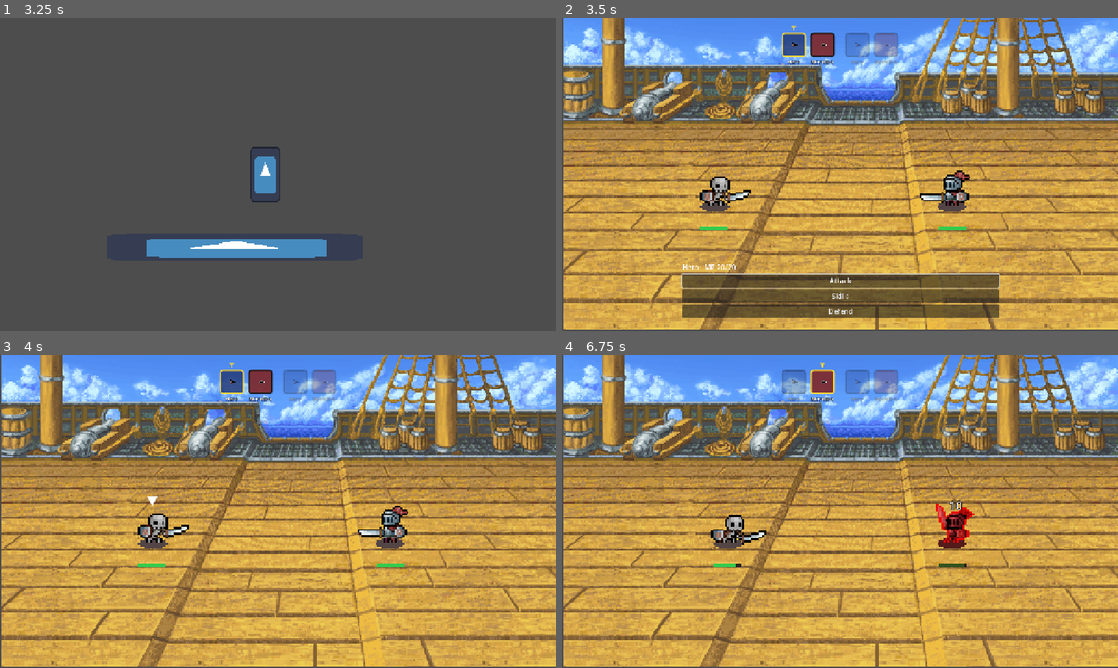
Above: before the commit, frames 1-4 (two rows, left to right).
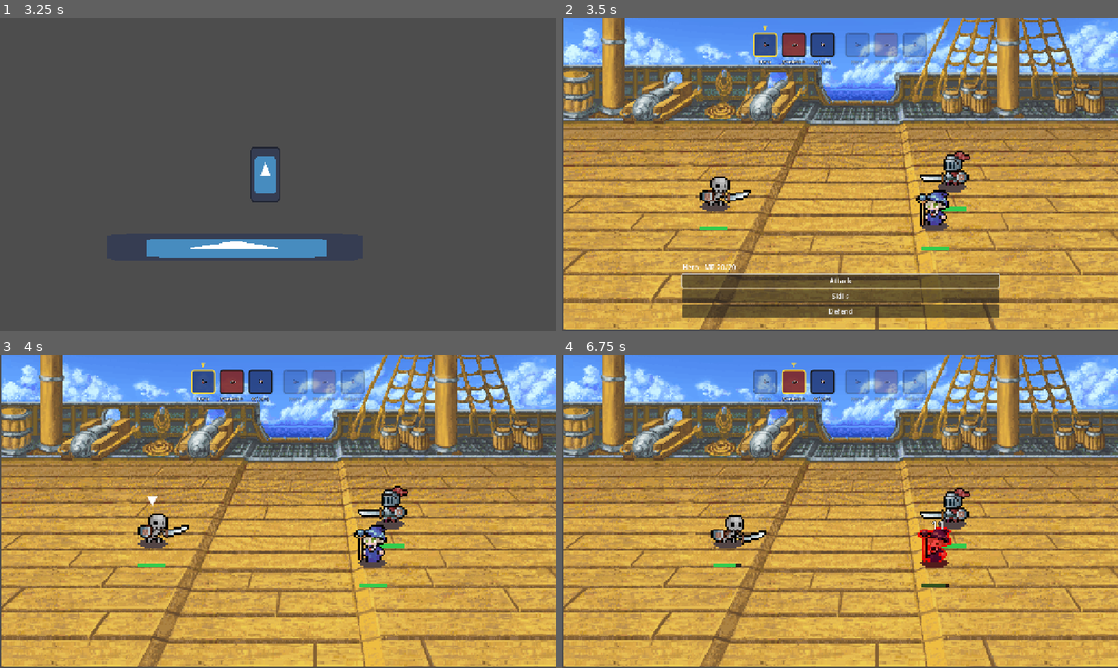
Above: after the commit, the same moments.

Repository: MystiriMan87/Taiyaki-Project-Game
Game: Godot game, scene res://Scenes/overworld.tscn
Same seed, same stepped clock (60 frames per second), same inputs: the game is played once before the commit and once after it. The engine's default icon, where the game draws it, is replaced by a stand-in: a white triangle on a blue panel in a dark square.
Inputs (mouse positions are in pixels of both pictures, inside the frame that each line leads up to):
- Up to frame 1 (3.25 s): tap Enter (ui_accept) at 0.5, 0.77, 1.52, 3.02 s; move the mouse to (400, 158) at 0.52 s; hold Right (ui_right) 0.53-1.28 s; tap H at 0.6, 2.85 s; click (400, 158) at 0.67 s; move the mouse to (166, 190) at 1.27 s; hold Down (ui_down) 1.28-2.03 s; tap Alt at 1.35 s; move the mouse to (333, 105) at 2.02 s; hold Right (ui_right) 2.03-2.78 s; tap Shift at 2.1 s; move the mouse to (250, 237) at 2.77 s; hold Up (ui_up) from 2.78 s (still down); click (250, 237) at 2.92 s
- Up to frame 2 (3.5 s): keep holding Up (ui_up)
- Up to frame 3 (4 s): move the mouse to (444, 558) at 3.52 s; release Up (ui_up) at 3.53 s; hold Left (ui_left) from 3.53 s (still down); tap Alt at 3.6 s; tap Enter (ui_accept) at 3.77 s
- Up to frame 4 (6.75 s): move the mouse to (673, 464) at 4.27 s; tap Shift at 4.35, 6.6 s; tap Enter (ui_accept) at 4.52, 6.02 s; move the mouse to (867, 511) at 5.02 s; release Left (ui_left) at 5.03 s; hold Down (ui_down) 5.03-5.78 s; tap H at 5.1 s; click (867, 511) at 5.17 s; move the mouse to (756, 433) at 5.77 s; hold Right (ui_right) 5.78-6.53 s; tap Alt at 5.85 s; move the mouse to (962, 495) at 6.52 s; hold Up (ui_up) from 6.53 s (still down)

Frame 1 is identical in both runs. In frame 2, 2.9% of the frame differs, in the area x 34-74%, y 2-75%; in frame 3, 3.0%; in frame 4, 3.1%, in the area x 34-75%, y 2-75%.

Commit message:
Polished attacks, added new character and added a battle background

Diff:
--- /dev/null
+++ b/Data/fireball.tres
@@ -0,0 +1,15 @@
+[gd_resource type="Resource" script_class="BattleAction" load_steps=3 format=3 uid="uid://df664pd2hfleq"]
+
+[ext_resource type="SpriteFrames" uid="uid://cntctwdogvuxa" path="res://Data/fireball_flames.tres" id="1_8mg5h"]
+[ext_resource type="Script" uid="uid://dd50utfwvmokr" path="res://Scripts/battle_action.gd" id="1_a3hhg"]
+
+[resource]
+script = ExtResource("1_a3hhg")
+display_name = "FireBall"
+mp_cost = 6
+power = 2.0
+animation = "fire_attack"
+damage_type = 1
+projectile_frames = ExtResource("1_8mg5h")
+projectile_scale = 4.0
+metadata/_custom_type_script = "uid://dd50utfwvmokr"
--- /dev/null
+++ b/Data/fireball_flames.tres
@@ -0,0 +1,60 @@
+[gd_resource type="SpriteFrames" load_steps=9 format=3 uid="uid://cntctwdogvuxa"]
+
+[ext_resource type="Texture2D" uid="uid://dxvn5d7y8xnui" path="res://Tiny RPG Character Asset Pack 01 v2.0 -Full 22 Characters/Characters(100x100 split)/Wizard/Wizard with shadows/Wizard_Attack02_Effect.png" id="1_5cfbj"]
+
+[sub_resource type="AtlasTexture" id="AtlasTexture_a6fh2"]
+atlas = ExtResource("1_5cfbj")
+region = Rect2(0, 0, 100, 100)
+
+[sub_resource type="AtlasTexture" id="AtlasTexture_tpb1o"]
+atlas = ExtResource("1_5cfbj")
+region = Rect2(100, 0, 100, 100)
+
+[sub_resource type="AtlasTexture" id="AtlasTexture_emrvy"]
+atlas = ExtResource("1_5cfbj")
+region = Rect2(200, 0, 100, 100)
+
+[sub_resource type="AtlasTexture" id="AtlasTexture_s5m4d"]
+atlas = ExtResource("1_5cfbj")
+region = Rect2(300, 0, 100, 100)
+
+[sub_resource type="AtlasTexture" id="AtlasTexture_7gdem"]
+atlas = ExtResource("1_5cfbj")
+region = Rect2(400, 0, 100, 100)
+
+[sub_resource type="AtlasTexture" id="AtlasTexture_llg23"]
+atlas = ExtResource("1_5cfbj")
+region = Rect2(500, 0, 100, 100)
+
+[sub_resource type="AtlasTexture" id="AtlasTexture_p0rco"]
+atlas = ExtResource("1_5cfbj")
+region = Rect2(600, 0, 100, 100)
+
+[resource]
+animations = [{
+"frames": [{
+"duration": 1.0,
+"texture": SubResource("AtlasTexture_a6fh2")
+}, {
+"duration": 1.0,
+"texture": SubResource("AtlasTexture_tpb1o")
+}, {
+"duration": 1.0,
+"texture": SubResource("AtlasTexture_emrvy")
+}, {
+"duration": 1.0,
+"texture": SubResource("AtlasTexture_s5m4d")
+}, {
+"duration": 1.0,
+"texture": SubResource("AtlasTexture_7gdem")
+}, {
+"duration": 1.0,
+"texture": SubResource("AtlasTexture_llg23")
+}, {
+"duration": 1.0,
+"texture": SubResource("AtlasTexture_p0rco")
+}],
+"loop": true,
+"name": &"fly",
+"speed": 5.0
+}]
--- /dev/null
+++ b/Data/magic_bolt.tres
@@ -0,0 +1,15 @@
+[gd_resource type="Resource" script_class="BattleAction" load_steps=3 format=3 uid="uid://qsb2lald3kmk"]
+
+[ext_resource type="Script" uid="uid://dd50utfwvmokr" path="res://Scripts/battle_action.gd" id="1_117en"]
+[ext_resource type="SpriteFrames" uid="uid://dtgbeecdkuy31" path="res://Data/magic_crystal.tres" id="1_430hs"]
+
+[resource]
+script = ExtResource("1_117en")
+display_name = "Magic Crystal"
+mp_cost = 10
+power = 8.0
+animation = "ice_attack"
+damage_type = 2
+projectile_frames = ExtResource("1_430hs")
+projectile_scale = 4.0
+metadata/_custom_type_script = "uid://dd50utfwvmokr"
--- /dev/null
+++ b/Data/magic_crystal.tres
@@ -0,0 +1,81 @@
+[gd_resource type="SpriteFrames" load_steps=12 format=3 uid="uid://dtgbeecdkuy31"]
+
+[ext_resource type="Texture2D" uid="uid://doyw0goj28s1f" path="res://Tiny RPG Character Asset Pack 01 v2.0 -Full 22 Characters/Characters(100x100 split)/Wizard/Wizard with shadows/Wizard_Attack01_Effect.png" id="1_vk8dw"]
+
+[sub_resource type="AtlasTexture" id="AtlasTexture_w0ak4"]
+atlas = ExtResource("1_vk8dw")
+region = Rect2(0, 0, 100, 100)
+
+[sub_resource type="AtlasTexture" id="AtlasTexture_ub2o1"]
+atlas = ExtResource("1_vk8dw")
+region = Rect2(100, 0, 100, 100)
+
+[sub_resource type="AtlasTexture" id="AtlasTexture_hlocc"]
+atlas = ExtResource("1_vk8dw")
+region = Rect2(200, 0, 100, 100)
+
+[sub_resource type="AtlasTexture" id="AtlasTexture_l25e6"]
+atlas = ExtResource("1_vk8dw")
+region = Rect2(300, 0, 100, 100)
+
+[sub_resource type="AtlasTexture" id="AtlasTexture_scjtv"]
+atlas = ExtResource("1_vk8dw")
+region = Rect2(400, 0, 100, 100)
+
+[sub_resource type="AtlasTexture" id="AtlasTexture_6emti"]
+atlas = ExtResource("1_vk8dw")
+region = Rect2(500, 0, 100, 100)
+
+[sub_resource type="AtlasTexture" id="AtlasTexture_6f3ng"]
+atlas = ExtResource("1_vk8dw")
+region = Rect2(600, 0, 100, 100)
+
+[sub_resource type="AtlasTexture" id="AtlasTexture_57vuj"]
+atlas = ExtResource("1_vk8dw")
+region = Rect2(700, 0, 100, 100)
+
+[sub_resource type="AtlasTexture" id="AtlasTexture_46k82"]
+atlas = ExtResource("1_vk8dw")
+region = Rect2(800, 0, 100, 100)
+
+[sub_resource type="AtlasTexture" id="AtlasTexture_cuwy7"]
+atlas = ExtResource("1_vk8dw")
+region = Rect2(900, 0, 100, 100)
+
+[resource]
+animations = [{
+"frames": [{
+"duration": 1.0,
+"texture": SubResource("AtlasTexture_w0ak4")
+}, {
+"duration": 1.0,
+"texture": SubResource("AtlasTexture_ub2o1")
+}, {
+"duration": 1.0,
+"texture": SubResource("AtlasTexture_hlocc")
+}, {
+"duration": 1.0,
+"texture": SubResource("AtlasTexture_l25e6")
+}, {
+"duration": 1.0,
+"texture": SubResource("AtlasTexture_scjtv")
+}, {
+"duration": 1.0,
+"texture": SubResource("AtlasTexture_6emti")
+}, {
+"duration": 1.0,
+"texture": SubResource("AtlasTexture_6f3ng")
+}, {
+"duration": 1.0,
+"texture": SubResource("AtlasTexture_57vuj")
+}, {
+"duration": 1.0,
+"texture": SubResource("AtlasTexture_46k82")
+}, {
+"duration": 1.0,
+"texture": SubResource("AtlasTexture_cuwy7")
+}],
+"loop": true,
+"name": &"fly",
+"speed": 9.0
+}]
--- /dev/null
+++ b/Data/wizard.tres
@@ -0,0 +1,22 @@
+[gd_resource type="Resource" script_class="CharacterStats" load_steps=6 format=3 uid="uid://dsool7dj6ttbr"]
+
+[ext_resource type="Script" uid="uid://dd50utfwvmokr" path="res://Scripts/battle_action.gd" id="1_48nol"]
+[ext_resource type="Script" uid="uid://dqvwo37xxrj4g" path="res://Scripts/character_stats.gd" id="2_1xj8i"]
+[ext_resource type="Resource" uid="uid://qsb2lald3kmk" path="res://Data/magic_bolt.tres" id="2_7o0da"]
+[ext_resource type="Resource" uid="uid://df664pd2hfleq" path="res://Data/fireball.tres" id="3_j11ef"]
+[ext_resource type="SpriteFrames" uid="uid://cj63qldbskwn8" path="res://Data/wizard_frames.tres" id="5_h5h7v"]
+
+[resource]
+script = ExtResource("2_1xj8i")
+display_name = "Wizard"
+max_hp = 70
+attack = 5
+defense = 3
+speed = 9
+sprite_frames = ExtResource("5_h5h7v")
+battle_scale = 4.5
+max_mp = 40
+magic = 20
+actions = Array[ExtResource("1_48nol")]([ExtResource("2_7o0da")])
+basic_attack = ExtResource("3_j11ef")
+metadata/_custom_type_script = "uid://dqvwo37xxrj4g"
--- /dev/null
+++ b/Data/wizard_frames.tres
@@ -0,0 +1,384 @@
+[gd_resource type="SpriteFrames" load_steps=56 format=3 uid="uid://cj63qldbskwn8"]
+
+[ext_resource type="Texture2D" uid="uid://urn13twrn6lv" path="res://Tiny RPG Character Asset Pack 01 v2.0 -Full 22 Characters/Characters(100x100 split)/Wizard/Wizard with shadows/Wizard_Attack01.png" id="1_c0mps"]
+[ext_resource type="Texture2D" uid="uid://6vntn2do4ugx" path="res://Tiny RPG Character Asset Pack 01 v2.0 -Full 22 Characters/Characters(100x100 split)/Wizard/Wizard with shadows/Wizard_Death.png" id="2_1hhpk"]
+[ext_resource type="Texture2D" uid="uid://bqyfv4wy3qfp1" path="res://Tiny RPG Character Asset Pack 01 v2.0 -Full 22 Characters/Characters(100x100 split)/Wizard/Wizard with shadows/Wizard_Attack02(With magic effects).png" id="3_erytt"]
+[ext_resource type="Texture2D" uid="uid://bkqcwefohqtdw" path="res://Tiny RPG Character Asset Pack 01 v2.0 -Full 22 Characters/Characters(100x100 split)/Wizard/Wizard with shadows/Wizard_Hurt.png" id="4_0uo5m"]
+[ext_resource type="Texture2D" uid="uid://ctc22o737or2c" path="res://Tiny RPG Character Asset Pack 01 v2.0 -Full 22 Characters/Characters(100x100 split)/Wizard/Wizard with shadows/Wizard_Attack01(With magic effects).png" id="5_e87un"]
+[ext_resource type="Texture2D" uid="uid://dmgwktaqfq6r8" path="res://Tiny RPG Character Asset Pack 01 v2.0 -Full 22 Characters/Characters(100x100 split)/Wizard/Wizard with shadows/Wizard_Idle.png" id="6_5vh2r"]
+
+[sub_resource type="AtlasTexture" id="AtlasTexture_j4lcc"]
+atlas = ExtResource("1_c0mps")
+region = Rect2(0, 0, 100, 100)
+
+[sub_resource type="AtlasTexture" id="AtlasTexture_ecve5"]
+atlas = ExtResource("1_c0mps")
+region = Rect2(100, 0, 100, 100)
+
+[sub_resource type="AtlasTexture" id="AtlasTexture_i5dfb"]
+atlas = ExtResource("1_c0mps")
+region = Rect2(200, 0, 100, 100)
+
+[sub_resource type="AtlasTexture" id="AtlasTexture_2hb5k"]
+atlas = ExtResource("1_c0mps")
+region = Rect2(300, 0, 100, 100)
+
+[sub_resource type="AtlasTexture" id="AtlasTexture_dxy3x"]
+atlas = ExtResource("1_c0mps")
+region = Rect2(400, 0, 100, 100)
+
+[sub_resource type="AtlasTexture" id="AtlasTexture_5tj7g"]
+atlas = ExtResource("1_c0mps")
+region = Rect2(500, 0, 100, 100)
+
+[sub_resource type="AtlasTexture" id="AtlasTexture_8yc3d"]
+atlas = ExtResource("2_1hhpk")
+region = Rect2(0, 0, 100, 100)
+
+[sub_resource type="AtlasTexture" id="AtlasTexture_hdldr"]
+atlas = ExtResource("2_1hhpk")
+region = Rect2(100, 0, 100, 100)
+
+[sub_resource type="AtlasTexture" id="AtlasTexture_14nib"]
+atlas = ExtResource("2_1hhpk")
+region = Rect2(200, 0, 100, 100)
+
+[sub_resource type="AtlasTexture" id="AtlasTexture_girsd"]
+atlas = ExtResource("2_1hhpk")
+region = Rect2(300, 0, 100, 100)
+
+[sub_resource type="AtlasTexture" id="AtlasTexture_4wyfn"]
+atlas = ExtResource("3_erytt")
+region = Rect2(0, 0, 100, 100)
+
+[sub_resource type="AtlasTexture" id="AtlasTexture_ff5f4"]
+atlas = ExtResource("3_erytt")
+region = Rect2(100, 0, 100, 100)
+
+[sub_resource type="AtlasTexture" id="AtlasTexture_io0un"]
+atlas = ExtResource("3_erytt")
+region = Rect2(200, 0, 100, 100)
+
+[sub_resource type="AtlasTexture" id="AtlasTexture_rxskf"]
+atlas = ExtResource("3_erytt")
+region = Rect2(300, 0, 100, 100)
+
+[sub_resource type="AtlasTexture" id="AtlasTexture_vf50e"]
+atlas = ExtResource("3_erytt")
+region = Rect2(400, 0, 100, 100)
+
+[sub_resource type="AtlasTexture" id="AtlasTexture_46edp"]
+atlas = ExtResource("3_erytt")
+region = Rect2(500, 0, 100, 100)
+
+[sub_resource type="AtlasTexture" id="AtlasTexture_13e1c"]
+atlas = ExtResource("3_erytt")
+region = Rect2(600, 0, 100, 100)
+
+[sub_resource type="AtlasTexture" id="AtlasTexture_sube7"]
+atlas = ExtResource("3_erytt")
+region = Rect2(700, 0, 100, 100)
+
+[sub_resource type="AtlasTexture" id="AtlasTexture_lvg2p"]
+atlas = ExtResource("3_erytt")
+region = Rect2(800, 0, 100, 100)
+
+[sub_resource type="AtlasTexture" id="AtlasTexture_5lu86"]
+atlas = ExtResource("3_erytt")
+region = Rect2(900, 0, 100, 100)
+
+[sub_resource type="AtlasTexture" id="AtlasTexture_hm5n7"]
+atlas = ExtResource("3_erytt")
+region = Rect2(1000, 0, 100, 100)
+
+[sub_resource type="AtlasTexture" id="AtlasTexture_e6f2i"]
+atlas = ExtResource("3_erytt")
+region = Rect2(1100, 0, 100, 100)
+
+[sub_resource type="AtlasTexture" id="AtlasTexture_mx4bh"]
+atlas = ExtResource("3_erytt")
+region = Rect2(1200, 0, 100, 100)
+
+[sub_resource type="AtlasTexture" id="AtlasTexture_mwccw"]
+atlas = ExtResource("3_erytt")
+region = Rect2(1300, 0, 100, 100)
+
+[sub_resource type="AtlasTexture" id="AtlasTexture_l13u4"]
+atlas = ExtResource("4_0uo5m")
+region = Rect2(0, 0, 100, 100)
+
+[sub_resource type="AtlasTexture" id="AtlasTexture_va6sp"]
+atlas = ExtResource("4_0uo5m")
+region = Rect2(100, 0, 100, 100)
+
+[sub_resource type="AtlasTexture" id="AtlasTexture_at1ml"]
+atlas = ExtResource("4_0uo5m")
+region = Rect2(200, 0, 100, 100)
+
+[sub_resource type="AtlasTexture" id="AtlasTexture_hp2ov"]
+atlas = ExtResource("4_0uo5m")
+region = Rect2(300, 0, 100, 100)
+
+[sub_resource type="AtlasTexture" id="AtlasTexture_0rwsj"]
+atlas = ExtResource("5_e87un")
+region = Rect2(0, 0, 100, 100)
+
+[sub_resource type="AtlasTexture" id="AtlasTexture_ixh5f"]
+atlas = ExtResource("5_e87un")
+region = Rect2(100, 0, 100, 100)
+
+[sub_resource type="AtlasTexture" id="AtlasTexture_6ce2p"]
+atlas = ExtResource("5_e87un")
+region = Rect2(200, 0, 100, 100)
+
+[sub_resource type="AtlasTexture" id="AtlasTexture_3hhep"]
+atlas = ExtResource("5_e87un")
+region = Rect2(300, 0, 100, 100)
+
+[sub_resource type="AtlasTexture" id="AtlasTexture_yplbu"]
+atlas = ExtResource("5_e87un")
+region = Rect2(400, 0, 100, 100)
+
+[sub_resource type="AtlasTexture" id="AtlasTexture_pmmpa"]
+atlas = ExtResource("5_e87un")
+region = Rect2(500, 0, 100, 100)
+
+[sub_resource type="AtlasTexture" id="AtlasTexture_rhffa"]
+atlas = ExtResource("5_e87un")
+region = Rect2(600, 0, 100, 100)
+
+[sub_resource type="AtlasTexture" id="AtlasTexture_y3ad6"]
+atlas = ExtResource("5_e87un")
+region = Rect2(700, 0, 100, 100)
+
+[sub_resource type="AtlasTexture" id="AtlasTexture_isv7v"]
+atlas = ExtResource("5_e87un")
+region = Rect2(800, 0, 100, 100)
+
+[sub_resource type="AtlasTexture" id="AtlasTexture_ehql8"]
+atlas = ExtResource("5_e87un")
+region = Rect2(900, 0, 100, 100)
+
+[sub_resource type="AtlasTexture" id="AtlasTexture_2dbtj"]
+atlas = ExtResource("5_e87un")
+region = Rect2(1000, 0, 100, 100)
+
+[sub_resource type="AtlasTexture" id="AtlasTexture_31e87"]
+atlas = ExtResource("5_e87un")
+region = Rect2(1100, 0, 100, 100)
+
+[sub_resource type="AtlasTexture" id="AtlasTexture_w1hr1"]
+atlas = ExtResource("5_e87un")
+region = Rect2(1200, 0, 100, 100)
+
+[sub_resource type="AtlasTexture" id="AtlasTexture_5tlxg"]
+atlas = ExtResource("5_e87un")
+region = Rect2(1300, 0, 100, 100)
+
+[sub_resource type="AtlasTexture" id="AtlasTexture_kil6l"]
+atlas = ExtResource("5_e87un")
+region = Rect2(1400, 0, 100, 100)
+
+[sub_resource type="AtlasTexture" id="AtlasTexture_3vwy8"]
+atlas = ExtResource("6_5vh2r")
+region = Rect2(0, 0, 100, 100)
+
+[sub_resource type="AtlasTexture" id="AtlasTexture_ldug6"]
+atlas = ExtResource("6_5vh2r")
+region = Rect2(100, 0, 100, 100)
+
+[sub_resource type="AtlasTexture" id="AtlasTexture_o6fp7"]
+atlas = ExtResource("6_5vh2r")
+region = Rect2(200, 0, 100, 100)
+
+[sub_resource type="AtlasTexture" id="AtlasTexture_jap7b"]
+atlas = ExtResource("6_5vh2r")
+region = Rect2(300, 0, 100, 100)
+
+[sub_resource type="AtlasTexture" id="AtlasTexture_qpxm5"]
+atlas = ExtResource("6_5vh2r")
+region = Rect2(400, 0, 100, 100)
+
+[sub_resource type="AtlasTexture" id="AtlasTexture_cwcp0"]
+atlas = ExtResource("6_5vh2r")
+region = Rect2(500, 0, 100, 100)
+
+[resource]
+animations = [{
+"frames": [{
+"duration": 1.0,
+"texture": SubResource("AtlasTexture_j4lcc")
+}, {
+"duration": 1.0,
+"texture": SubResource("AtlasTexture_ecve5")
+}, {
+"duration": 1.0,
+"texture": SubResource("AtlasTexture_i5dfb")
+}, {
+"duration": 1.0,
+"texture": SubResource("AtlasTexture_2hb5k")
+}, {
+"duration": 1.0,
+"texture": SubResource("AtlasTexture_dxy3x")
+}, {
+"duration": 1.0,
+"texture": SubResource("AtlasTexture_5tj7g")
+}],
+"loop": false,
+"name": &"attack",
+"speed": 5.0
+}, {
+"frames": [{
+"duration": 1.0,
+"texture": SubResource("AtlasTexture_8yc3d")
+}, {
+"duration": 1.0,
+"texture": SubResource("AtlasTexture_hdldr")
+}, {
+"duration": 1.0,
+"texture": SubResource("AtlasTexture_14nib")
+}, {
+"duration": 1.0,
+"texture": SubResource("AtlasTexture_girsd")
+}],
+"loop": false,
+"name": &"die",
+"speed": 5.0
+}, {
+"frames": [{
+"duration": 1.0,
+"texture": SubResource("AtlasTexture_4wyfn")
+}, {
+"duration": 1.0,
+"texture": SubResource("AtlasTexture_ff5f4")
+}, {
+"duration": 1.0,
+"texture": SubResource("AtlasTexture_io0un")
+}, {
+"duration": 1.0,
+"texture": SubResource("AtlasTexture_rxskf")
+}, {
+"duration": 1.0,
+"texture": SubResource("AtlasTexture_vf50e")
+}, {
+"duration": 1.0,
+"texture": SubResource("AtlasTexture_46edp")
+}, {
+"duration": 1.0,
+"texture": SubResource("AtlasTexture_13e1c")
+}, {
+"duration": 1.0,
+"texture": SubResource("AtlasTexture_sube7")
+}, {
+"duration": 1.0,
+"texture": SubResource("AtlasTexture_lvg2p")
+}, {
+"duration": 1.0,
+"texture": SubResource("AtlasTexture_5lu86")
+}, {
+"duration": 1.0,
+"texture": SubResource("AtlasTexture_hm5n7")
+}, {
+"duration": 1.0,
+"texture": SubResource("AtlasTexture_e6f2i")
+}, {
+"duration": 1.0,
+"texture": SubResource("AtlasTexture_mx4bh")
+}, {
+"duration": 1.0,
+"texture": SubResource("AtlasTexture_mwccw")
+}],
+"loop": false,
+"name": &"fire_attack",
+"speed": 5.0
+}, {
+"frames": [{
+"duration": 1.0,
+"texture": SubResource("AtlasTexture_l13u4")
+}, {
+"duration": 1.0,
+"texture": SubResource("AtlasTexture_va6sp")
+}, {
+"duration": 1.0,
+"texture": SubResource("AtlasTexture_at1ml")
+}, {
+"duration": 1.0,
+"texture": SubResource("AtlasTexture_hp2ov")
+}],
+"loop": false,
+"name": &"hurt",
+"speed": 5.0
+}, {
+"frames": [{
+"duration": 1.0,
+"texture": SubResource("AtlasTexture_0rwsj")
+}, {
+"duration": 1.0,
+"texture": SubResource("AtlasTexture_ixh5f")
+}, {
+"duration": 1.0,
+"texture": SubResource("AtlasTexture_6ce2p")
+}, {
+"duration": 1.0,
+"texture": SubResource("AtlasTexture_3hhep")
+}, {
+"duration": 1.0,
+"texture": SubResource("AtlasTexture_yplbu")
+}, {
+"duration": 1.0,
+"texture": SubResource("AtlasTexture_pmmpa")
+}, {
+"duration": 1.0,
+"texture": SubResource("AtlasTexture_rhffa")
+}, {
+"duration": 1.0,
+"texture": SubResource("AtlasTexture_y3ad6")
+}, {
+"duration": 1.0,
+"texture": SubResource("AtlasTexture_isv7v")
+}, {
+"duration": 1.0,
+"texture": SubResource("AtlasTexture_ehql8")
+}, {
+"duration": 1.0,
+"texture": SubResource("AtlasTexture_2dbtj")
+}, {
+"duration": 1.0,
+"texture": SubResource("AtlasTexture_31e87")
+}, {
+"duration": 1.0,
+"texture": SubResource("AtlasTexture_w1hr1")
+}, {
+"duration": 1.0,
+"texture": SubResource("AtlasTexture_5tlxg")
+}, {
+"duration": 1.0,
+"texture": SubResource("AtlasTexture_kil6l")
+}],
+"loop": false,
+"name": &"ice_attack",
+"speed": 5.0
+}, {
+"frames": [{
+"duration": 1.0,
+"texture": SubResource("AtlasTexture_3vwy8")
+}, {
+"duration": 1.0,
+"texture": SubResource("AtlasTexture_ldug6")
+}, {
+"duration": 1.0,
+"texture": SubResource("AtlasTexture_o6fp7")
+}, {
+"duration": 1.0,
+"texture": SubResource("AtlasTexture_jap7b")
+}, {
+"duration": 1.0,
+"texture": SubResource("AtlasTexture_qpxm5")
+}, {
+"duration": 1.0,
+"texture": SubResource("AtlasTexture_cwcp0")
+}],
+"loop": true,
+"name": &"idle",
+"speed": 5.0
+}]
--- a/Scenes/battle.gd
+++ b/Scenes/battle.gd
@@ -10,6 +10,8 @@
 const SPEED_JITTER := 0.35
 const GROUND_Y := 400.0   # raise to move everyone down, lower to move up
 const MIN_GAP := 10.0
+const SLOT_SPACING := 90.0 #vertical gap
+const STAGGER_X := 40.0 # Sideways offset
 
 
 @onready var menu = $UI/CommandMenu
@@ -37,7 +39,7 @@
 		var b := _spawn(enemy_stats[i], false, Vector2(350, GROUND_Y + i * 90))
 		enemies.append(b)
 	_run_battle()
-	_place_group(party, 900)
+	_place_group(party, 900, true)
 	_place_group(enemies, 350)
 
 
@@ -48,16 +50,11 @@
 	b.position = pos
 	return b
 
-func _place_group(group: Array[Battler], x: float) -> void:
-	var total := 0.0
-	for b in group:
-		total += b.get_footprint_height() + MIN_GAP
-	total -= MIN_GAP
-	var y := GROUND_Y - total / 2.0 # center on ground y
-	for b in group:
-		var h := b.get_footprint_height()
-		b.position = Vector2(x, y + h / 2.0)
-		y += h + MIN_GAP
+func _place_group(group: Array[Battler], x: float, toward_left := false) -> void:
+	var top := GROUND_Y - (group.size() - 1) * SLOT_SPACING / 2.0
+	for i in group.size():
+		var sx := STAGGER_X * i * (-1.0 if toward_left else 1.0)
+		group[i].position = Vector2(x + sx, top + i * SLOT_SPACING)
 
 func _run_battle() -> void:
 	next_order = _roll_order()
@@ -109,6 +106,10 @@
 		await _attack(actor, targets.pick_random())
 
 func _attack(attacker: Battler, target: Battler) -> void:
+	if attacker.stats.basic_attack != null:
+		await _use_skill(attacker, attacker.stats.basic_attack, [target], true)
+		return
+
 	var dmg := maxi(attacker.stats.attack - target.stats.defense / 2, 1)
 	dmg = int(dmg * randf_range(0.9, 1.1))
 	var dir := -1 if attacker.is_player else 1   # party steps left, enemies step right
@@ -179,17 +180,60 @@
 	result.sort_custom(func(a, b): return rolls[a] > rolls[b])
 	return result
 
-func _use_skill(actor: Battler, action: BattleAction, targets: Array) -> void:
-	if not actor.spend_mp(action.mp_cost):
+func _use_skill(actor: Battler, action: BattleAction, targets: Array, free_cost := false) -> void:
+	if not free_cost and not actor.spend_mp(action.mp_cost):
 		return
-	if not actor.is_player:
+	if not actor.is_player and not free_cost:
 		await _callout(actor, action.display_name)
+
+	var ranged := action.projectile_frames != null or action.projectile_texture != null
 	var dir := -1 if actor.is_player else 1
-	actor.position.x += 30 * dir
-	await actor.play_anim(action.animation, true)
-	for t in targets:
-		if t.is_alive():
-			t.take_damage(action.calc_damage(actor.stats, t.stats))
-	actor.play_anim("idle")
-	actor.position.x -= 30 * dir
-	await get_tree().create_timer(0.6).timeout
+
+	if ranged:
+		actor.play_anim(action.animation)
+		await get_tree().create_timer(action.release_delay).timeout
+		for t in targets:
+			if t.is_alive():
+				_fly_and_hit(actor, action, t)
+		await get_tree().create_timer(action.projectile_time + 0.35).timeout
+	else:
+		actor.position.x += 30 * dir
+		await actor.play_anim(action.animation, true)
+		for t in targets:
+			if t.is_alive():
+				t.take_damage(action.calc_damage(actor.stats, t.stats))
+		actor.position.x -= 30 * dir
+		await get_tree().create_timer(0.6).timeout
+
+	actor.play_anim("defend" if actor.defending else "idle")
+
+func _fly_and_hit(actor: Battler, action: BattleAction, target: Battler) -> void:
+	var p := _make_projectile(action)
+	add_child(p)
+	var facing := -1.0 if actor.is_player else 1.0
+	var start := actor.global_position + Vector2(actor.stats.muzzle_offset.x * facing, actor.stats.muzzle_offset.y)
+	var end := target.global_position + Vector2(0, -20)
+	p.global_position = start
+	p.rotation = (end - start).angle()
+	var tw := create_tween()
+	tw.tween_property(p, "global_position", end, action.projectile_time)
+	await tw.finished
+	p.queue_free()
+	if target.is_alive():
+		target.take_damage(action.calc_damage(actor.stats, target.stats))
+
+func _make_projectile(action: BattleAction) -> Node2D:
+	var p: Node2D
+	if action.projectile_frames:
+		var anim := AnimatedSprite2D.new()
+		anim.sprite_frames = action.projectile_frames
+		var names := anim.sprite_frames.get_animation_names()
+		anim.play("fly" if anim.sprite_frames.has_animation("fly") else names[0])
+		p = anim
+	else:
+		var s := Sprite2D.new()
+		s.texture = action.projectile_texture
+		p = s
+	p.scale = Vector2.ONE * action.projectile_scale
+	p.z_index = 50
+	return p
--- a/Scripts/battle_action.gd
+++ b/Scripts/battle_action.gd
@@ -2,7 +2,7 @@
 extends Resource
 
 enum TargetType { ONE_ENEMY, ALL_ENEMIES }
-enum DamageType { PHYSICAL, FIRE }
+enum DamageType { PHYSICAL, FIRE, ARCANE }
 
 @export var display_name := "Heavy Strike"
 @export var mp_cost := 4
@@ -11,6 +11,13 @@
 @export var target_type := TargetType.ONE_ENEMY
 @export var damage_type := DamageType.PHYSICAL
 
+@export_group("Projectile")
+@export var projectile_frames: SpriteFrames
+@export var projectile_texture: Texture2D
+@export var projectile_scale := 1.0
+@export var projectile_time := 0.4
+@export var release_delay := 0.4
+
 func calc_damage(user: CharacterStats, target: CharacterStats) -> int:
 	var dmg: float
 	if damage_type == DamageType.PHYSICAL:
--- a/Scripts/character_stats.gd
+++ b/Scripts/character_stats.gd
@@ -16,3 +16,5 @@
 @export var actions: Array[BattleAction] = []
 @export var callout_offset := -100.0# negative = higher above the character's center
 @export var footprint_height := 0.0   # 0 = measure automatically, otherwise use this many pixels
+@export var basic_attack: BattleAction
+@export var muzzle_offset := Vector2(40, -20) # where projectiles spawn, relative to the character, in the direction they face
--- a/Scripts/overworld.gd
+++ b/Scripts/overworld.gd
@@ -4,6 +4,7 @@
 	Game.overworld = self
 	if Game.party.is_empty():
 		Game.party.append(load("res://Data/hero.tres"))
+		Game.party.append(load("res://Data/wizard.tres"))
 
 func _unhandled_input(event: InputEvent) -> void:
 	if event is InputEventKey and event.pressed and event.keycode == KEY_H:
